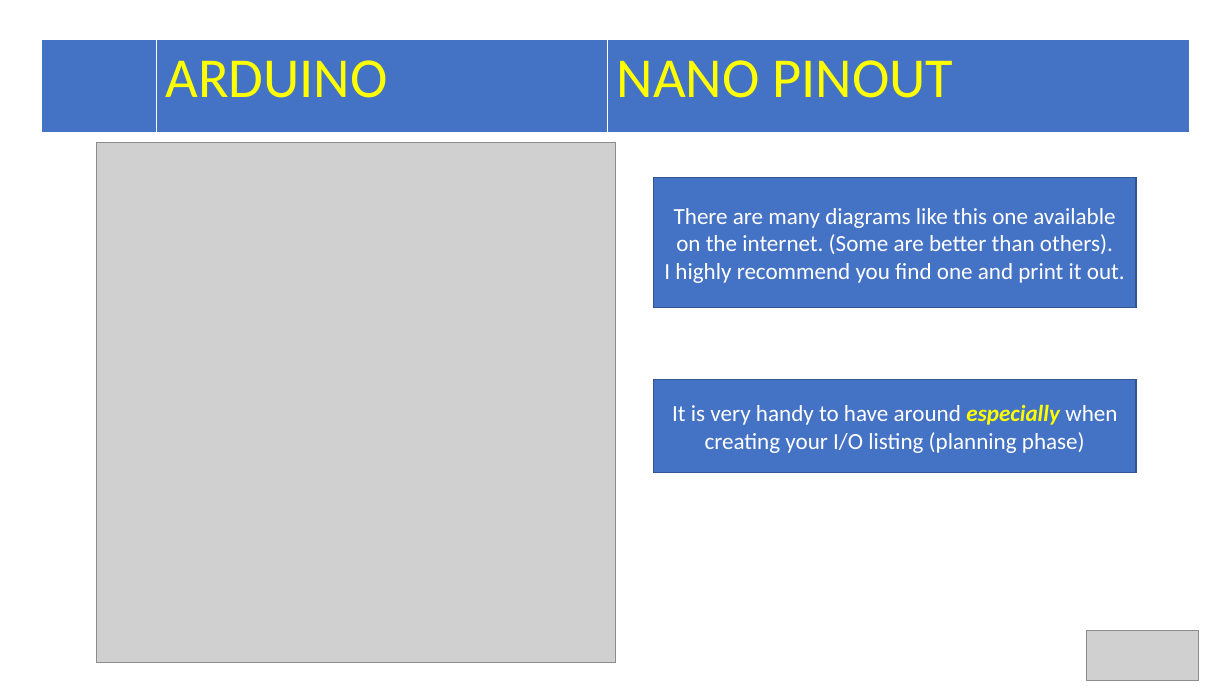
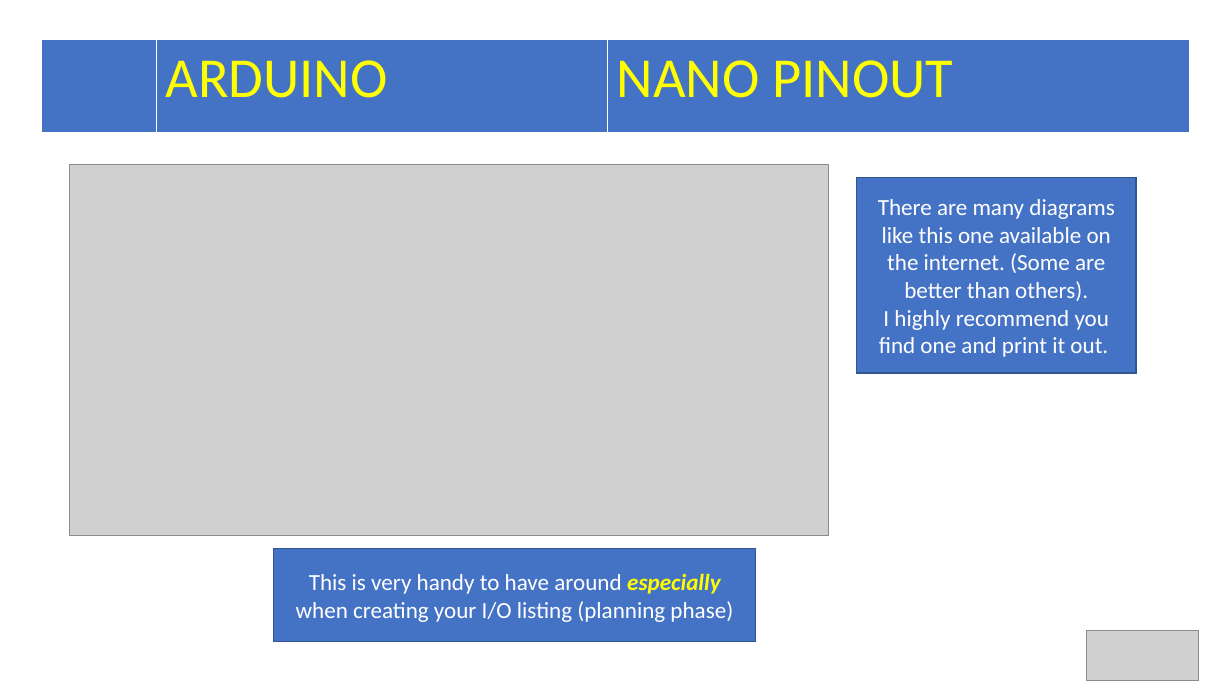
Before and after one commit to Alan-Lomax/MERG-SIG-Presentations, a slide deck: slide 6 of Arduino IO Compendium.pptx. Drawn at 1232x693 pixels with LibreOffice and Linux fonts; fonts in the diff are those of the drawing; grey boxes stand for pictures. Boxes give left, top, right and bottom in pixels: in the first picture for what was removed or moved away, otherwise in the second. Text is boxed around its words. In the diff, an @@ line names an element or a change of style, - is before the commit and + after.

```diff
--- a/Arduino IO Compendium.pptx
+++ b/Arduino IO Compendium.pptx
@@ picture: place and size @@
-picture at box(96, 143, 616, 664)
+picture at box(69, 165, 828, 535)
@@ rectangle "There are many diagrams like ...": place and size @@
-rectangle "There are many diagrams like ..." at box(654, 177, 1137, 308)
+rectangle "There are many diagrams like ..." at box(857, 177, 1136, 372)
@@ rectangle "This is very handy to ...": place and size @@
-rectangle "This is very handy to ..." at box(654, 380, 1137, 473)
+rectangle "This is very handy to ..." at box(274, 549, 756, 642)
@@ text in rectangle at box(296, 574, 733, 622): text changed @@
-It is very handy to have around especially when creating your I/O listing (planning phase)
+This is very handy to have around especially when creating your I/O listing (planning phase)
```
Also in this commit, not shown: 19 other slides changed, 1 slide added.
